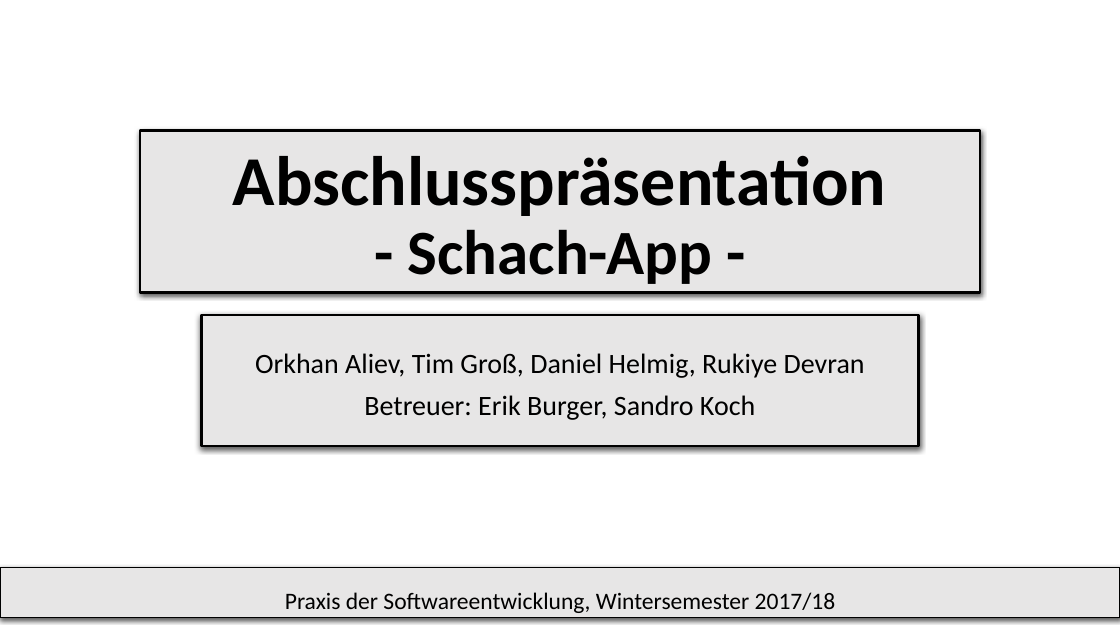
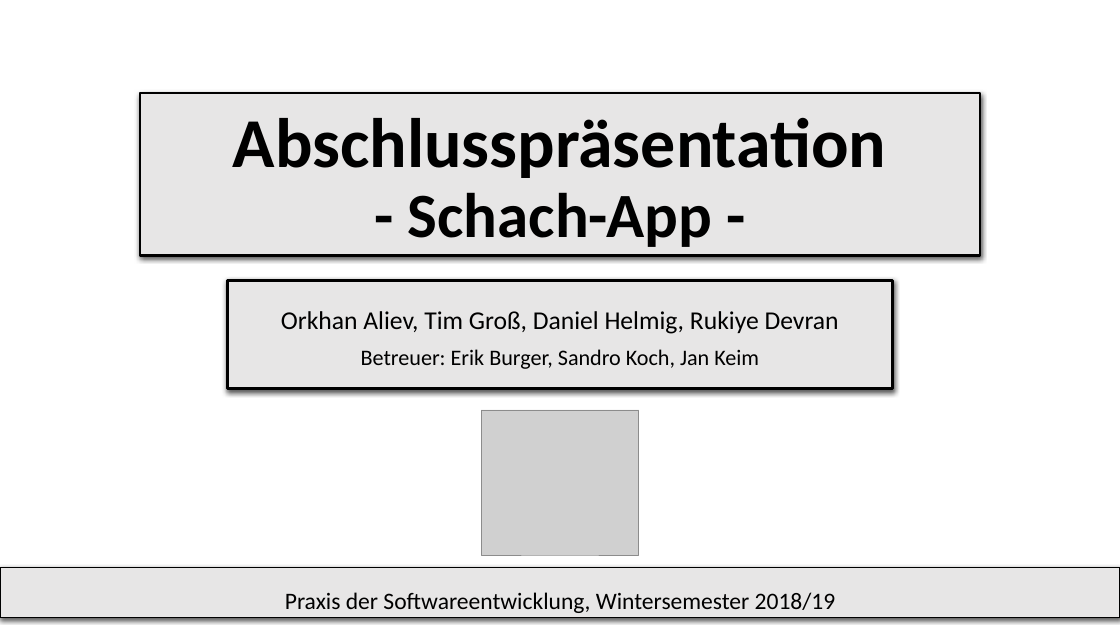
Before and after one commit to DrMopiti/pse, a slide deck: slide 1 of Abschlusspräsentation/Abschlusspräsentation.pptx. Drawn at 1120x630 pixels with LibreOffice and Linux fonts; fonts in the diff are those of the drawing; grey boxes stand for pictures; background and template pictures are left out. Boxes give left, top, right and bottom in pixels: in the first picture for what was removed or moved away, otherwise in the second. Text is boxed around its words. In the diff, an @@ line names an element or a change of style, - is before the commit and + after.

```diff
--- a/Abschlusspräsentation/Abschlusspräsentation.pptx
+++ b/Abschlusspräsentation/Abschlusspräsentation.pptx
@@ title "Abschlusspräsentation - Schach-App -": place and size @@
-title "Abschlusspräsentation - Schach-App -" at [140, 130, 981, 292]
+title "Abschlusspräsentation - Schach-App -" at [140, 93, 981, 255]
@@ subtitle "Orkhan Aliev, Tim Groß, Daniel ...": place and size @@
-subtitle "Orkhan Aliev, Tim Groß, Daniel ..." at [202, 315, 919, 446]
+subtitle "Orkhan Aliev, Tim Groß, Daniel ..." at [228, 281, 893, 389]
@@ subtitle at [281, 311, 839, 334]: size 24 to 22 pt in "Orkhan Aliev, Tim Groß, Daniel Helmig, Rukiye ..." @@
@@ subtitle at [361, 349, 759, 369]: text changed; size 24 to 19 pt @@
-Betreuer: Erik Burger, Sandro Koch
+Betreuer: Erik Burger, Sandro Koch, Jan Keim
@@ picture added at [481, 410, 639, 555] @@
@@ text in rectangle at [285, 592, 836, 613]: text changed @@
-Praxis der Softwareentwicklung, Wintersemester 2017/18
+Praxis der Softwareentwicklung, Wintersemester 2018/19
```
Also in this commit, not shown: 5 other slides changed.
